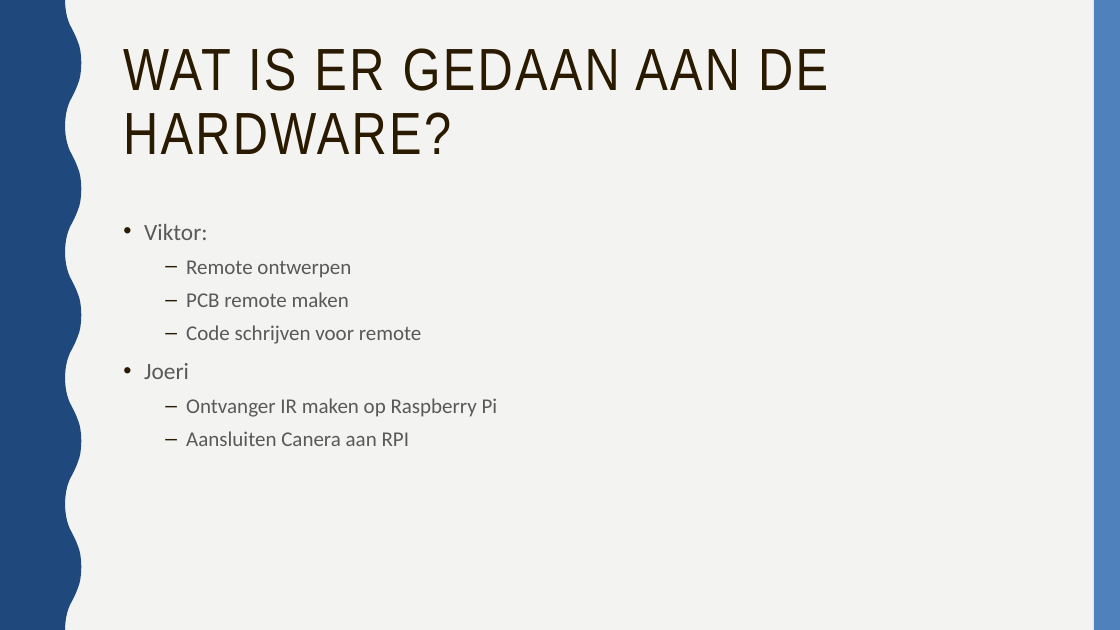
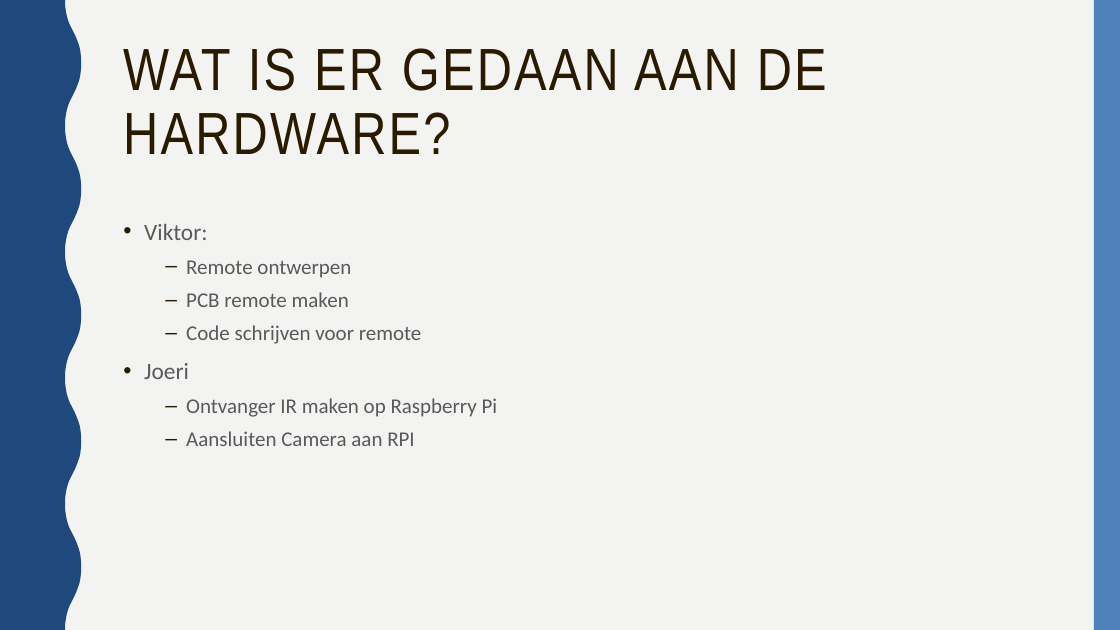
Before and after one commit to KevinD25/BBsnap, a slide deck: slide 7 of doc/presentatie oktober.pptx (slide 6 before the commit). Drawn at 1120x630 pixels with LibreOffice and Linux fonts; fonts in the diff are those of the drawing. Boxes give left, top, right and bottom in pixels: in the first picture for what was removed or moved away, otherwise in the second. Text is boxed around its words. In the diff, an @@ line names an element or a change of style, - is before the commit and + after.

```diff
--- a/doc/presentatie oktober.pptx
+++ b/doc/presentatie oktober.pptx
@@ text "WAT IS ER GEDAAN AAN ..." at [123, 48, 827, 154]: letter spacing 2 to 1.9 pt @@
@@ text at [186, 431, 415, 446]: text changed @@
-  – Aansluiten Canera aan RPI
+  – Aansluiten Camera aan RPI
```
Also in this commit, not shown: 9 other slides changed, 1 slide added.
